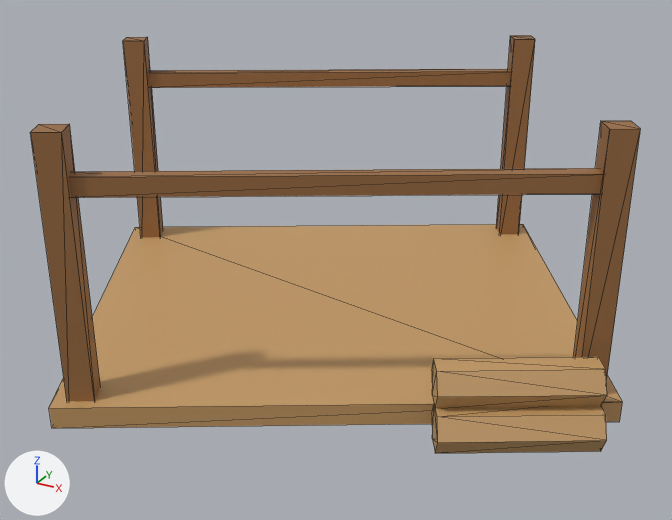
The glTF model art/models/site_medium.glb: old version first, new version second.
The view is the same before and after, from a camera (50 mm lens) standing at (0.633, -1.142, 0.667) and looking at (0.035, -0.054, 0.123). Arrows for +X, +Y and +Z are at lower left; the lights stay in place. The picture after the commit comes second. Mesh edges are drawn as thin lines. Vertices at exactly the same position are counted once.

Names of what the first picture shows: 'site_medium'.
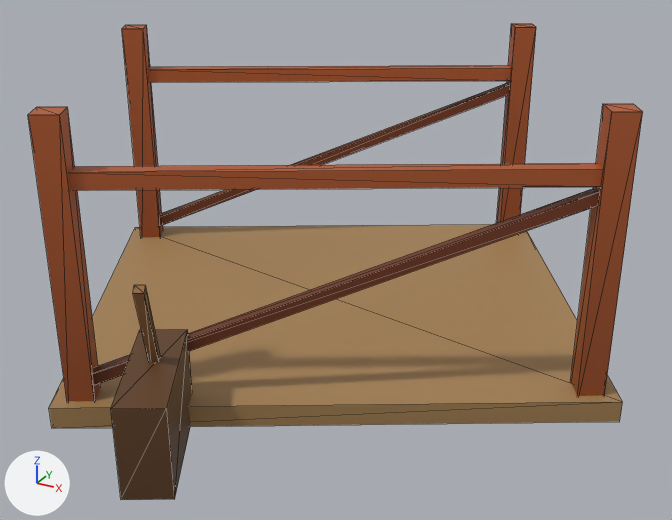
Patch to the scene script:
```diff
--- a/art/models/site_medium.glb.py
+++ b/art/models/site_medium.glb.py
@@ me_site_medium @@
 # used by ob_site_medium; location = (0.0, 0.0, 0.0)
 # verts and faces of me_site_medium; kept vertices keep their numbers, new ones are numbered from 80
 # before: 25 (-0.424, 0.051, 0.38) at pixel (122, 40), 27 (-0.441, 0.081, 0.38) at pixel (126, 37), 29 (-0.393, 0.069, 0.38) at pixel (144, 40), 31 (-0.411, 0.099, 0.38) at pixel (147, 36)
-me_site_medium.from_pydata(...)  # 80 vertices, 124 faces; spans x -0.465..0.469, y -0.445..0.445, z 0.0..0.38
+me_site_medium.from_pydata(...)  # 88 vertices, 132 faces; spans x -0.465..0.465, y -0.513..0.445, z 0.0..0.4
+# me_site_medium part 1: the loose piece of 8 vertices spanning x -0.422..0.149, y 0.066..0.408, z 0.3..0.325 is rebuilt with 8 vertices and now spans x -0.423..0.149, y 0.065..0.408, z 0.309..0.331
+# me_site_medium part 2: the loose piece of 12 vertices spanning x 0.265..0.469, y -0.28..-0.128, z 0.004..0.056 is deleted
+# me_site_medium part 3: the loose piece of 12 vertices spanning x 0.255..0.459, y -0.262..-0.11, z 0.054..0.106 is deleted
+# me_site_medium part 4
+# 4 vertices are removed from x -0.149..0.422, y -0.408..-0.066, z 0.3..0.325
+# 12 faces are deleted
+# 12 vertices in x -0.168..0.441, y -0.423..0.423, z 0.38 move by (0.0, 0.0, 0.02)
+# 4 vertices move from x -0.149..0.422, y -0.408..-0.066, z 0.3..0.325 to x -0.149..0.423, y -0.408..-0.065, z 0.309..0.331
+# 28 vertices are added at x -0.424..0.423, y -0.513..0.083, z 0.0..0.331
+# 8 new vertices lie (0.561, 0.324, 0.25) away from vertices in x -0.424..-0.137, y -0.407..0.083, z 0.043..0.057
+# 60 new faces join them
+# me_site_medium part 5
+for i in [25, 27, 29, 31]: verts[i] += (0.0, 0.0, 0.02)
+# me_site_medium part 6: 60 kept faces spanning x -0.465..0.465, y -0.445..0.445, z 0.0..0.4 get new vertex colours
 me_site_medium.materials.append(mat_defaultmaterial)
```

Boxes [x1, y1, x2, y2] around the edits, measured in the pictures (672 x 520 px; the box of a moved part takes in the faces that stretch with it):
'site_medium', reshaped (14% taller)
    before: [30, 35, 640, 453]
    after: [28, 23, 643, 500]
part 1 of me_site_medium, rebuilt
    before: [148, 69, 511, 88]
    after: [147, 65, 511, 83]
part 2 of me_site_medium, deleted (brown)
    before: [432, 404, 607, 453]
part 3 of me_site_medium, deleted (brown)
    before: [432, 357, 607, 408]
part 4 of me_site_medium, built on
    before: [69, 168, 602, 198]
    after: [68, 83, 603, 500]
part 5 of me_site_medium, moved or reshaped
    before: [123, 37, 163, 237]
    after: [122, 25, 163, 237]
part 6 of me_site_medium, recoloured
    before: [30, 35, 640, 428]
    after: [28, 23, 643, 428]
